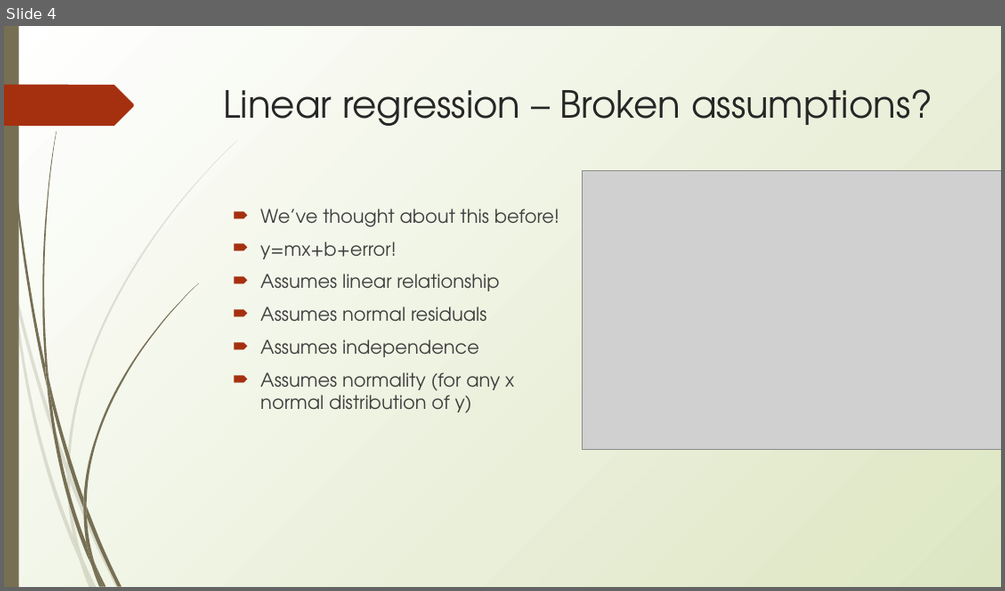
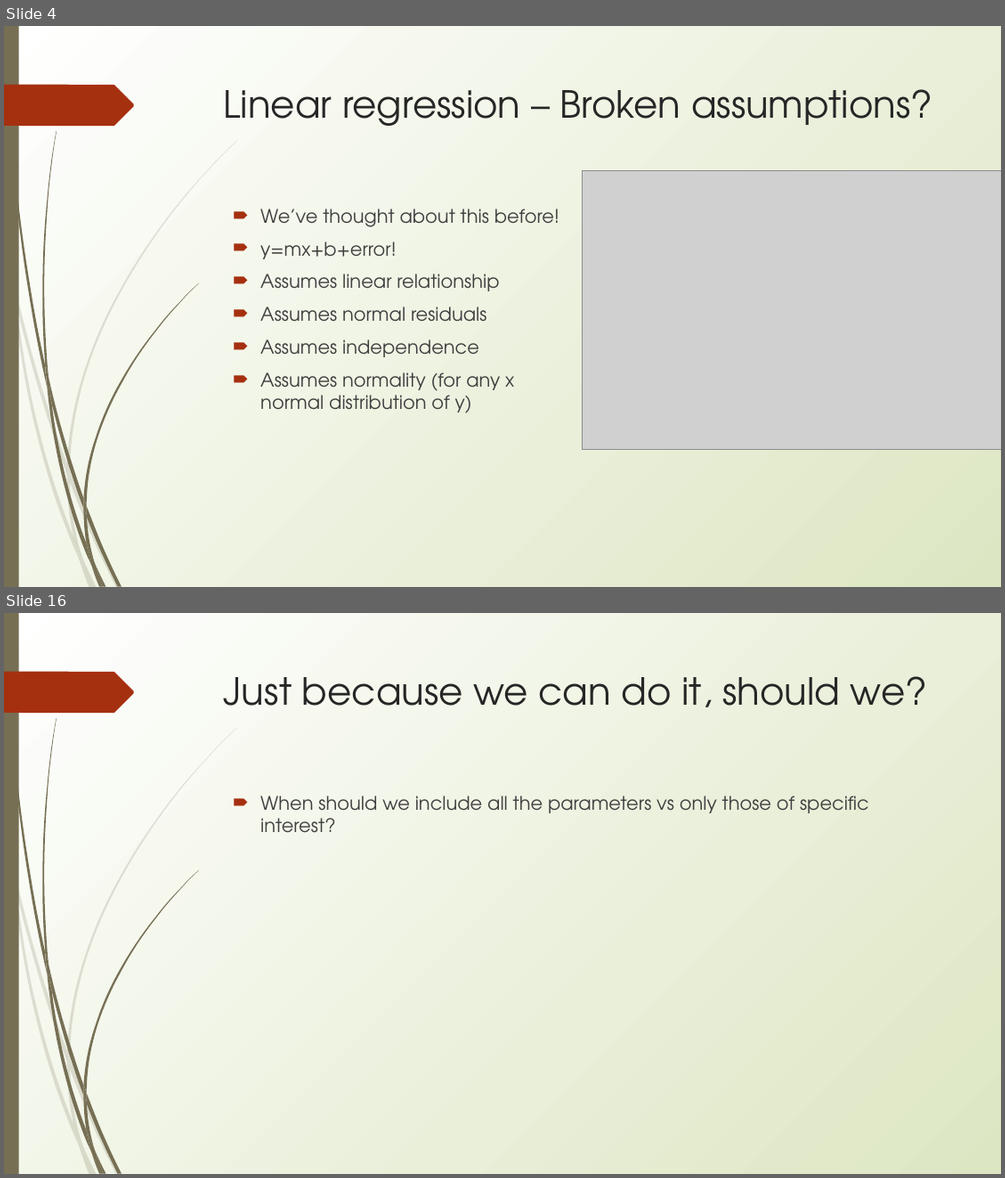
Before and after one commit to erynmcfarlane/GraduateStatsClass, a slide deck: Lecture4.pptx. Shown one above the other, each under a label of ours: slide 4 before the commit, slides 4 and 16 after it; the slides between them are not shown. The pictures are 1005x591 and 1005x1178 pixels, drawn with LibreOffice and Linux fonts; fonts in the diff are those of the drawing; grey boxes stand for pictures. Boxes give left, top, right and bottom in pixels: in the first picture for what was removed or moved away, otherwise in the second. Text is boxed around its words. In the diff, an @@ line names an element or a change of style, - is before the commit and + after.

```diff
--- a/Lecture4.pptx
+++ b/Lecture4.pptx
@@ slide 16 added at (4, 613, 1001, 1174), background gradient #FFFFFF to #DDE6C3; not listed: 24 template elements that a slide beside it also shows @@
@@ title added at (224, 676, 927, 707), 36 pt, text #262626 @@
+Just because we can do it, should we?
@@ text added at (260, 795, 869, 832), 18 pt, text #3F3F3F @@
+🠶 When should we include all the parameters vs only those of specific interest?
```
Also in this commit, not shown: 1 slide changed, 27 other slides added, 1 slide removed.
